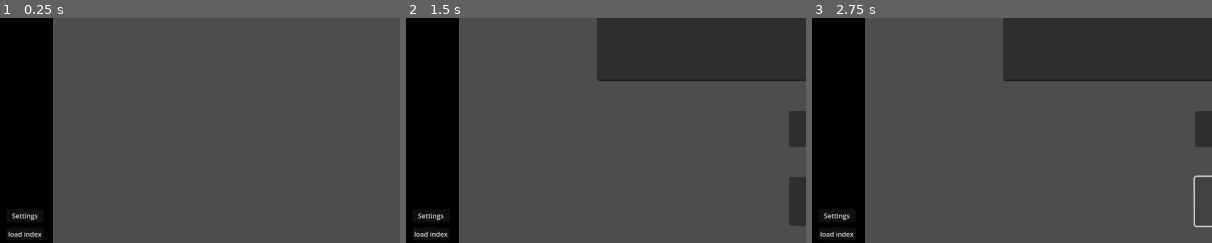
Above: before the commit, frames 1-3 (left to right).
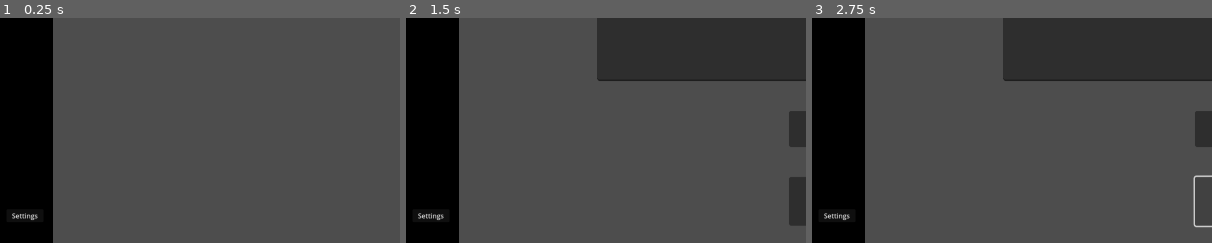
Above: after the commit, the same moments.

Repository: pandapanda135/todo_list
Game: Godot game, scene res://scenes/ui_test.tscn
The game is run twice, just before and just after one commit, with the same random seed, the same clock (stepped at 60 frames per second) and the same inputs.
Inputs (mouse positions are % of the whole screen's width and height, from its top left):
- Up to frame 1 (0.25 s): no input
- Up to frame 2 (1.5 s): click (3, 6) at 0.5 s; click (54, 5) at 1.27 s; type "Alex" at 1.35 s
- Up to frame 3 (2.75 s): click (54, 43) at 1.5 s; type "Alex" at 1.58 s; click "save" at 2 s
The pictures show only the part of the screen within x 0-50%, y 50-100%; the shares and areas given below are measured in that part.

The runs differ from the first frame. In frame 1, 0.2% of the frame differs, in the area x 2-11%, y 94-98%; in frame 2, 0.2%; in frame 3, 0.2%.

Commit message:
code refactoring

Diff:
--- a/scenes/ui_test.tscn
+++ b/scenes/ui_test.tscn
@@ -41,6 +41,7 @@
 mouse_filter = 2
 
 [node name="ModalController" parent="." instance=ExtResource("3_a3yvw")]
+unique_name_in_owner = true
 visible = false
 layout_mode = 1
 
@@ -50,22 +51,15 @@
 
 [node name="ContainerSelect" parent="ModalController/HFlowContainer/Control" index="2" groups=["persist"]]
 
-[node name="AddFileButton" type="TextureButton" parent="."]
-top_level = true
-layout_mode = 1
-anchors_preset = -1
-anchor_left = 0.0140625
-anchor_top = 0.0305556
-anchor_right = 0.0473958
-anchor_bottom = 0.0898148
-grow_horizontal = 2
-grow_vertical = 2
-tooltip_text = "Create new note"
-texture_normal = ExtResource("2_mwutn")
-script = ExtResource("4_70acs")
-metadata/_edit_use_anchors_ = true
+[node name="ColorRect" type="ColorRect" parent="."]
+layout_mode = 0
+offset_right = 130.0
+offset_bottom = 1083.0
+mouse_filter = 2
+color = Color(0, 0, 0, 1)
 
-[node name="Button3" type="Button" parent="."]
+[node name="Button3" type="Button" parent="ColorRect"]
+visible = false
 top_level = true
 layout_mode = 0
 offset_left = 18.0
@@ -75,7 +69,26 @@
 text = "load index"
 script = ExtResource("4_nbxnp")
 
-[node name="SettingsButton" type="Button" parent="."]
+[node name="AddFileButton" type="TextureButton" parent="ColorRect"]
+top_level = true
+layout_mode = 1
+anchors_preset = -1
+anchor_left = 0.0140625
+anchor_top = 0.0305556
+anchor_right = 0.0473958
+anchor_bottom = 0.0898148
+offset_left = -3.43323e-05
+offset_top = -3.43323e-05
+offset_right = 3.8147e-05
+offset_bottom = 3.8147e-05
+grow_horizontal = 2
+grow_vertical = 2
+tooltip_text = "Create new note"
+texture_normal = ExtResource("2_mwutn")
+script = ExtResource("4_70acs")
+metadata/_edit_use_anchors_ = true
+
+[node name="SettingsButton" type="Button" parent="ColorRect"]
 top_level = true
 layout_mode = 0
 offset_left = 18.0
@@ -85,7 +98,7 @@
 text = "Settings"
 script = ExtResource("5_hbiq6")
 
-[node name="ColorRect" type="ColorRect" parent="SettingsButton"]
+[node name="ColorRect" type="ColorRect" parent="ColorRect/SettingsButton"]
 visible = false
 layout_mode = 0
 offset_left = 112.0
@@ -94,7 +107,7 @@
 offset_bottom = 81.0
 color = Color(0.054902, 0.054902, 0.054902, 0.901961)
 
-[node name="FileLocationButton" type="TextureButton" parent="SettingsButton/ColorRect"]
+[node name="FileLocationButton" type="TextureButton" parent="ColorRect/SettingsButton/ColorRect"]
 top_level = true
 layout_mode = 1
 anchors_preset = -1
@@ -109,12 +122,12 @@
 script = ExtResource("5_tkmw1")
 metadata/_edit_use_anchors_ = true
 
-[node name="SaveTimeHandler" type="Control" parent="SettingsButton/ColorRect"]
+[node name="SaveTimeHandler" type="Control" parent="ColorRect/SettingsButton/ColorRect"]
 anchors_preset = 0
 offset_right = 40.0
 offset_bottom = 40.0
 
-[node name="MinutesInput" type="LineEdit" parent="SettingsButton/ColorRect/SaveTimeHandler"]
+[node name="MinutesInput" type="LineEdit" parent="ColorRect/SettingsButton/ColorRect/SaveTimeHandler"]
 layout_mode = 0
 offset_left = 119.0
 offset_top = 203.0
@@ -123,7 +136,7 @@
 max_length = 2
 script = ExtResource("7_cq7uw")
 
-[node name="SecondsInput" type="LineEdit" parent="SettingsButton/ColorRect/SaveTimeHandler"]
+[node name="SecondsInput" type="LineEdit" parent="ColorRect/SettingsButton/ColorRect/SaveTimeHandler"]
 layout_mode = 0
 offset_left = 249.0
 offset_top = 203.0
@@ -132,7 +145,7 @@
 max_length = 2
 script = ExtResource("7_cq7uw")
 
-[node name="SaveButton" type="Button" parent="SettingsButton/ColorRect/SaveTimeHandler"]
+[node name="SaveButton" type="Button" parent="ColorRect/SettingsButton/ColorRect/SaveTimeHandler"]
 layout_mode = 0
 offset_left = 250.0
 offset_top = 381.0
@@ -141,7 +154,7 @@
 text = "Save"
 script = ExtResource("7_t3iel")
 
-[node name="MinutesLabel" type="Label" parent="SettingsButton/ColorRect/SaveTimeHandler"]
+[node name="MinutesLabel" type="Label" parent="ColorRect/SettingsButton/ColorRect/SaveTimeHandler"]
 layout_mode = 0
 offset_left = 105.0
 offset_top = 158.0
@@ -150,7 +163,7 @@
 theme_override_font_sizes/font_size = 32
 text = "Minutes"
 
-[node name="SecondsLabel" type="Label" parent="SettingsButton/ColorRect/SaveTimeHandler"]
+[node name="SecondsLabel" type="Label" parent="ColorRect/SettingsButton/ColorRect/SaveTimeHandler"]
 layout_mode = 0
 offset_left = 295.0
 offset_top = 158.0
@@ -159,12 +172,5 @@
 theme_override_font_sizes/font_size = 32
 text = "Seconds"
 
-[node name="ColorRect" type="ColorRect" parent="."]
-layout_mode = 0
-offset_right = 130.0
-offset_bottom = 1083.0
-mouse_filter = 2
-color = Color(0, 0, 0, 1)
-
 [editable path="ModalController"]
 [editable path="ModalController/HFlowContainer/Control"]
--- a/scripts/add_note_ui.gd
+++ b/scripts/add_note_ui.gd
@@ -1,6 +1,6 @@
 extends interact_button
 
-@onready var modal:Control = $"../ModalController"
+@onready var modal:Control = %ModalController #using unique name here as a test
 
 func _on_pressed() -> void:
 	modal.visible = not modal.visible
--- a/scripts/delete_button.gd
+++ b/scripts/delete_button.gd
@@ -4,5 +4,5 @@
 	var child_nodes:Array[Node] = get_tree().get_root().get_children()
 	if child_nodes.find(self) == -1:
 		var parent:Node = get_parent()
-		SaveSystem.delete_selected_file("",parent.json_file)
+		SaveSystem.delete_file("",parent.json_file)
 		parent.queue_free()
--- a/scripts/delete_save_test.gd
+++ b/scripts/delete_save_test.gd
@@ -1,11 +1,11 @@
 extends LineEdit
 
+#? this is old and was used for debugging to manually remove a specific save file
 var submitted_id:String = ""
 
-# Called when the node enters the scene tree for the first time.
 func _ready() -> void:
 	self.text_submitted.connect(_text_submitted)
 
 func _text_submitted(added_id) -> void:
 	submitted_id = added_id
-	SaveSystem.delete_selected_file(submitted_id)
+	SaveSystem.delete_file(submitted_id)
--- a/scripts/save_button_signal.gd
+++ b/scripts/save_button_signal.gd
@@ -3,6 +3,7 @@
 signal get_save_file
 
 # I know this is dumb but its too late for thonking
+# this gets the node from indiviual_node_test
 @onready var title_label_display:Label = $"../../../../TitleLabel"
 @onready var description_label_display:Label = $"../../../../DescriptionLabel"
 
@@ -16,9 +17,7 @@
 	if save_note == true:
 		SaveSystem.save_note()
 	else:#handles editing title and description
-		get_save_file.emit.call()
-		var title_label_text:String = title_label.text
-		var description_label_text:String = description_label.text
-		SaveSystem.change_note(SaveSystem.selected_json_file,0,title_label_text)
-		SaveSystem.change_note(SaveSystem.selected_json_file,1,description_label_text)
+		get_save_file.emit.call() #this is called to SaveSystem
+		SaveSystem.change_note(SaveSystem.selected_json_file,0,title_label.text)
+		SaveSystem.change_note(SaveSystem.selected_json_file,1,description_label.text)
 		SaveSystem.load_note(SaveSystem.selected_json_file,title_label_display,description_label_display)
--- a/scripts/save_system.gd
+++ b/scripts/save_system.gd
@@ -23,14 +23,14 @@
 func _ready() -> void:
 	if FileAccess.file_exists(SAVE_PATH_VARIABLES):
 		print("variables file exists")
-		var variables_value:Dictionary = load_variables_return()
+		var variables_value:Dictionary = load_variables()
 		save_amount = variables_value["save_amount"]
 		save_cooldown = variables_value["save_cooldown"]
 	else:
 		print("variables file doesnt exist")
-		save_variables() #should make variables file if doesnt exist
-
-	# this is used to find the amount of files in dir stole from offical documentation (this will be removed for one of the methods described above) (it might not be removed)
+		save_variables() # make variables file if doesnt exist
+
+	# this is used to find the amount of files in dir
 	var dir:DirAccess = DirAccess.open("user://")
 	var file_name_array:Array[String]
 	if dir:
@@ -187,6 +187,19 @@
 		label_title.text = value["save_string"]
 		label_description.text = value["save_string_2"]
 
+func delete_file(note_string:String = "",json_file:String = "") -> void: # note_string used for int as string json_file used for full file path
+	var save_file:String
+	if note_string != "":
+		save_file = "user://note_%s.json" % note_string
+	else:
+		save_file = json_file
+
+	if DirAccess.remove_absolute(save_file) == 1:
+		print("this does not exist")
+	else:
+		DirAccess.remove_absolute(save_file)
+		print("remove successful")
+
 func change_note(save_file:String,line_change:int,string_change:String = "",int_change:int = -1) -> void:
 	var value:Dictionary = load_reusable(save_file)
 	match line_change:
@@ -199,16 +212,16 @@
 		3:
 			value["save_int_2"] = int_change
 		_:
-			print("line_change is too high")
+			printerr("line_change is too high")
 	save_overwrite(save_file,value)
 
 func add_and_change_made_nodes(save_number:int,is_from_save:bool = false) -> void:
-	var value_int:int = load_container("user://note_%s.json" % save_number)
+	save_number = load_container("user://note_%s.json" % save_number)
 	var node_scene:Control = preload(NOTE_NODE).instantiate()
 	var first_child:Node = node_scene.get_child(0) # ? change this later because I dont like as this means title and description node need to always have their respective index
 	var second_child:Node = node_scene.get_child(1)
 
-	match value_int:
+	match save_number:
 		0:
 			Gui.collection_1.add_child(node_scene)
 		1:
@@ -216,7 +229,7 @@
 		2:
 			Gui.collection_3.add_child(node_scene)
 		_:
-			print("BIG ISSUE WITH VALUE_INT ",value_int)
+			print("issue with value int ",save_number)
 
 	node_scene.json_file = "user://note_%s.json" % save_number
 	node_scene.name = "node_note:%s" % save_number
@@ -233,30 +246,7 @@
 	for i in range(0,3):
 		json.parse(file.get_line())
 		save_int = json.get_data() as int
-	print("LOAD_CONTAINOR save_int ",save_int)
 	return save_int
-
-func delete_selected_file(save_string:String = "",json_file:String = "") -> void:
-	if save_string != "":
-		selected_save_file_string = save_string
-		selected_save_file = "user://note_%s.json" % selected_save_file_string
-	else:
-		selected_save_file = json_file
-
-	if DirAccess.remove_absolute(selected_save_file) == 1:
-		print("this does not exist")
-	else:
-		DirAccess.remove_absolute(selected_save_file)
-		print("remove successful")
-
-func increment_save_path() -> void:
-	save_variables()
-	save_amount += 1
-	save_amount_string = str(save_amount)
-	save_path = "user://note_%s.json" % save_amount_string
-	print("save ",save_amount)
-	print("save amount string ",save_amount_string)
-	print("path ",save_path)
 
 func save_system_reuseable_base(file_path:String,group_name:String) -> void:
 	var save_file := FileAccess.open(file_path, FileAccess.WRITE)
@@ -278,7 +268,7 @@
 		save_file.store_line(json_string)
 
 func save_nodes() -> void:
-	save_system_reuseable_base(save_path,"persist_nodes")
+	save_system_reuseable_base(save_path,"persist_nodes") #used for getting node index
 
 #primarily handles correctly setting node position in parent
 func load_node() -> void:
@@ -298,15 +288,15 @@
 func save_variables(save_time = false) -> void:
 	var save_file := FileAccess.open(SAVE_PATH_VARIABLES, FileAccess.WRITE)
 	var json_string:String = str(save_amount)
-	for i in range(2):
-		if i == 0 and save_time == false:
+	for line:int in range(2):
+		if line == 0 and save_time == false:
 			json_string = JSON.stringify(save_amount + 1)
-		elif i == 1:
+		elif line == 1:
 			json_string = JSON.stringify(save_cooldown)
 
 		save_file.store_line(json_string)
 
-func load_variables_return() -> Dictionary:
+func load_variables() -> Dictionary:
 	var file := FileAccess.open(SAVE_PATH_VARIABLES, FileAccess.READ)
 	var json := JSON.new()
 	var json_2 := JSON.new()
@@ -321,10 +311,18 @@
 	}
 
 func save() -> int:
-	var save_int:int = save_amount
-	print(save_int)
-	return save_int
+	print(save_amount)
+	return save_amount
 
 func correct_save_path() -> void:
 	save_amount_string = str(save_amount)
 	save_path = "user://note_%s.json" % save_amount_string
+
+func increment_save_path() -> void:
+	save_variables()
+	save_amount += 1
+	save_amount_string = str(save_amount)
+	save_path = "user://note_%s.json" % save_amount_string
+	print("save ",save_amount)
+	print("save amount string ",save_amount_string)
+	print("path ",save_path)
--- a/scripts/selected_load_game_test.gd
+++ /dev/null
@@ -1,11 +0,0 @@
-extends LineEdit
-
-var submitted_id:String = ""
-
-# Called when the node enters the scene tree for the first time.
-func _ready() -> void:
-	self.text_submitted.connect(_text_submitted)
-
-func _text_submitted(added_id) -> void:
-	submitted_id = added_id
-	#SaveSystem.load_note(submitted_id) #TODO: fix this so it works with new args ( or just remove this file as its not really needed anymore)
--- a/scripts/show_title.gd
+++ /dev/null
@@ -1,11 +0,0 @@
-extends Label
-
-
-# Called when the node enters the scene tree for the first time.
-func _ready() -> void:
-	pass # Replace with function body.
-
-
-# Called every frame. 'delta' is the elapsed time since the previous frame.
-func _process(delta: float) -> void:
-	pass
